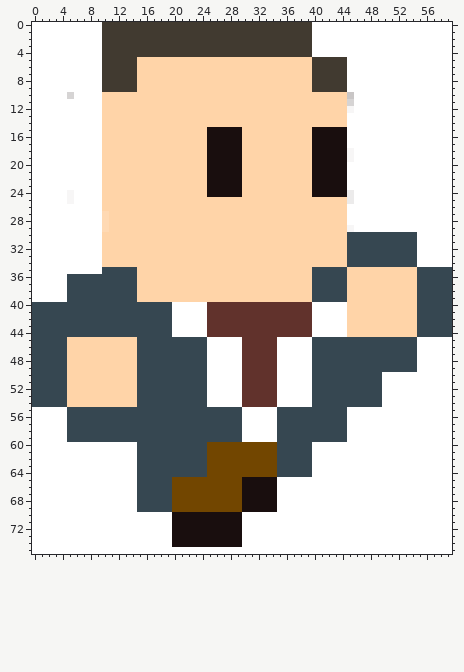
Two versions of one sprite sheet, Images/ronaldus_run_4.png. The first picture shows the starting point.
The file is 60x76 pixels. Colours within 5 levels of each other are drawn and written as one.
The same view after the edit:
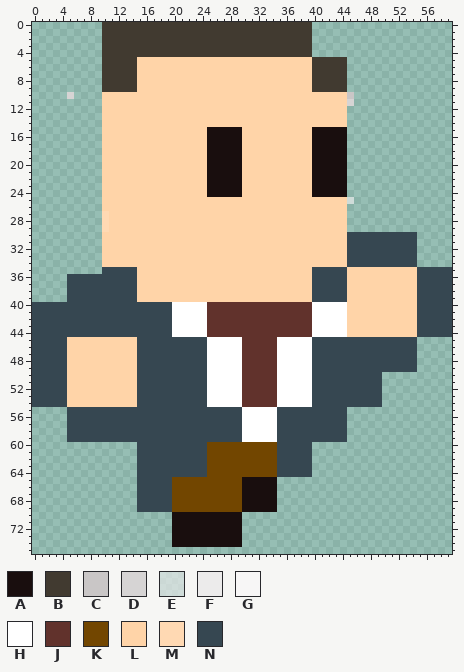
Palette (. is transparent): A #190e0e  B #413a30  C #c9c6c6  D #d6d4d4  E #ecebebaa  F #ecebeb  G #f7f6f6  H #ffffff  J #61322c  K #724600  L #ffd4a8  M #ffd9b3  N #364751
What changed:
Changed rows in their new state; - is an unchanged pixel.
first column x 0:
 0 ..........------------------------------....................
 1 ..........------------------------------....................
 2 ..........------------------------------....................
 3 ..........------------------------------....................
 4 ..........------------------------------....................
 5 ..........-----------------------------------...............
 6 ..........-----------------------------------...............
 7 ..........-----------------------------------...............
 8 ..........-----------------------------------...............
 9 ..........-----------------------------------...............
10 .....-....------------------------------------..............
11 ..........------------------------------------..............
12 ..........-----------------------------------...............
13 ..........-----------------------------------...............
14 ..........-----------------------------------...............
15 ..........-----------------------------------...............
16 ..........-----------------------------------...............
17 ..........-----------------------------------...............
18 ..........-----------------------------------...............
19 ..........-----------------------------------...............
20 ..........-----------------------------------...............
21 ..........-----------------------------------...............
22 ..........-----------------------------------...............
23 ..........-----------------------------------...............
24 ..........-----------------------------------...............
25 ..........-----------------------------------E..............
26 ..........-----------------------------------...............
27 ..........-----------------------------------...............
28 ..........-----------------------------------...............
29 ..........-----------------------------------...............
30 ..........---------------------------------------------.....
31 ..........---------------------------------------------.....
32 ..........---------------------------------------------.....
33 ..........---------------------------------------------.....
34 ..........---------------------------------------------.....
35 ..........--------------------------------------------------
36 .....-------------------------------------------------------
37 .....-------------------------------------------------------
38 .....-------------------------------------------------------
39 .....-------------------------------------------------------
first column x 0:
45 -------------------------------------------------------.....
46 -------------------------------------------------------.....
47 -------------------------------------------------------.....
48 -------------------------------------------------------.....
49 -------------------------------------------------------.....
50 --------------------------------------------------..........
51 --------------------------------------------------..........
52 --------------------------------------------------..........
53 --------------------------------------------------..........
54 --------------------------------------------------..........
55 .....----------------------------------------...............
56 .....----------------------------------------...............
57 .....----------------------------------------...............
58 .....----------------------------------------...............
59 .....----------------------------------------...............
60 ...............-------------------------....................
61 ...............-------------------------....................
62 ...............-------------------------....................
63 ...............-------------------------....................
64 ...............-------------------------....................
65 ...............--------------------.........................
66 ...............--------------------.........................
67 ...............--------------------.........................
68 ...............--------------------.........................
69 ...............--------------------.........................
70 ....................----------..............................
71 ....................----------..............................
72 ....................----------..............................
73 ....................----------..............................
74 ....................----------..............................
75 ............................................................
Where, in picture pixels (left, top, right, bottom), the same in both pictures:
erased: (32, 22, 102, 302)
changed: (312, 22, 452, 267)
erased: (32, 337, 452, 554)
